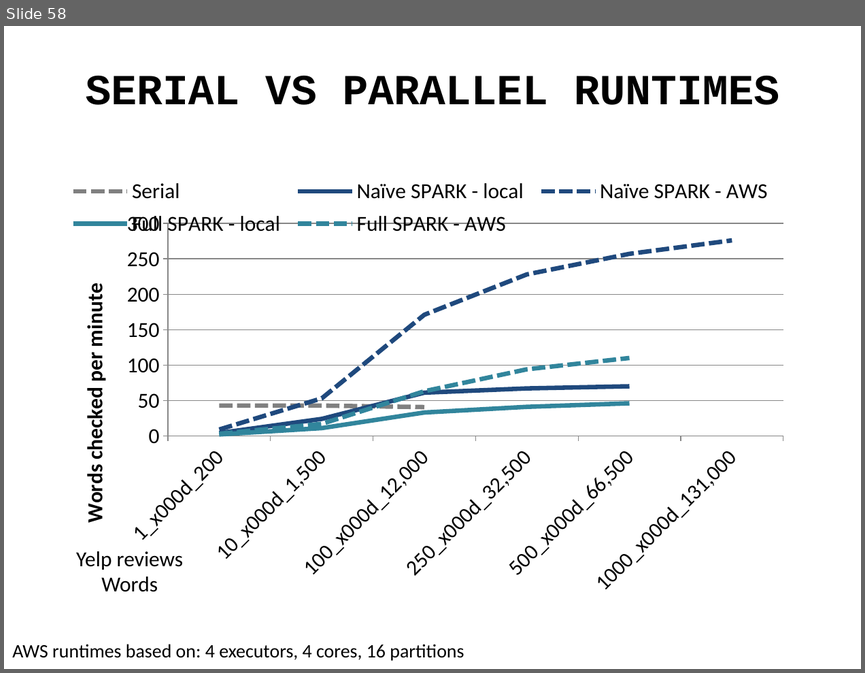
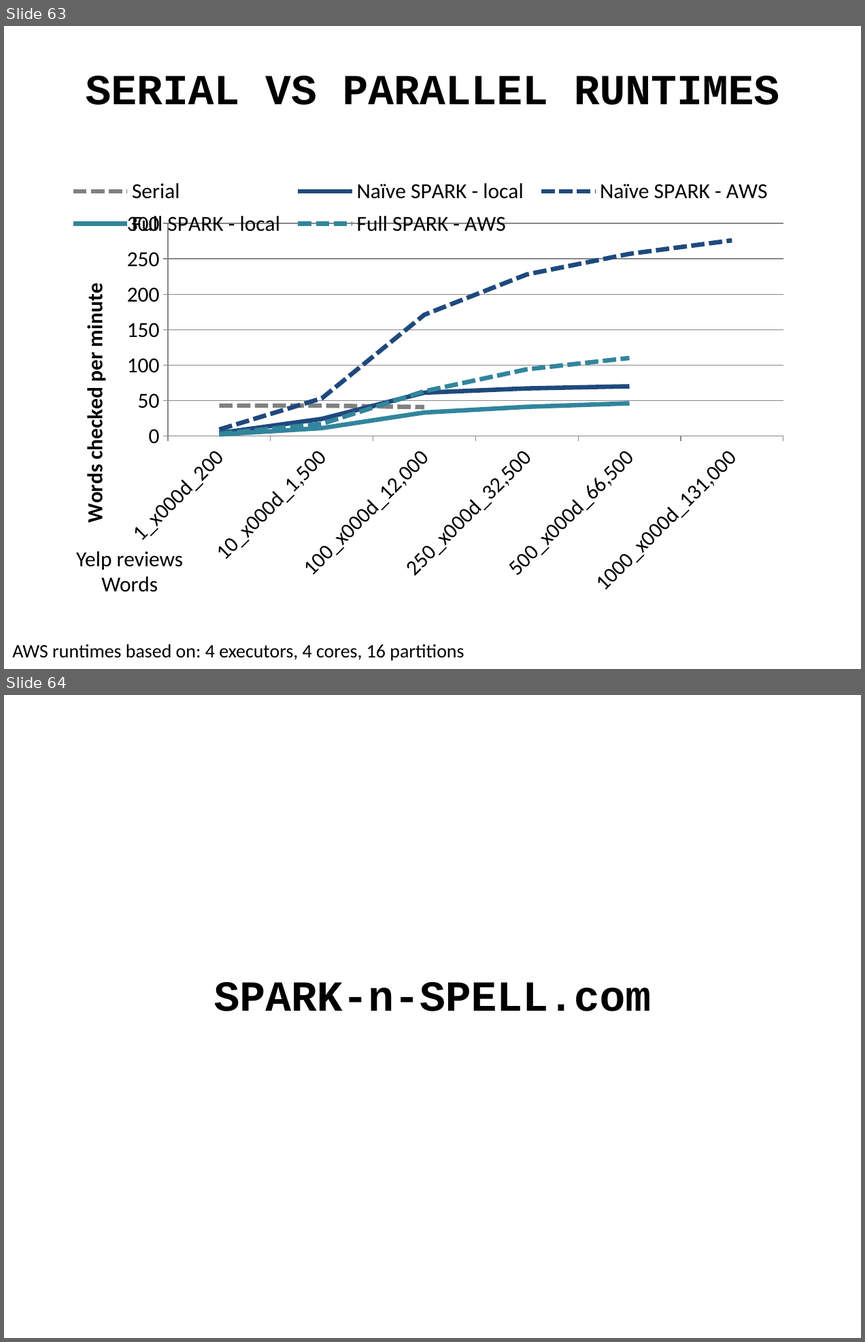
Before and after one commit to andy-wagner/spark-n-spell, a slide deck: gioia/screencast/screencast.pptx. Shown one above the other, each under a label of ours: slide 58 before the commit, slides 63 and 64 after it. The pictures are 865x673 and 865x1342 pixels, drawn with LibreOffice and Linux fonts; fonts in the diff are those of the drawing. Boxes give left, top, right and bottom in pixels: in the first picture for what was removed or moved away, otherwise in the second. Text is boxed around its words. In the diff, an @@ line names an element or a change of style, - is before the commit and + after.

```diff
--- a/gioia/screencast/screencast.pptx
+++ b/gioia/screencast/screencast.pptx
@@ slide 64 added at [4, 695, 861, 1338], background #FFFFFF @@
@@ title added at [214, 982, 651, 1011], 36 pt, text #000000, bold @@
+SPARK-n-SPELL.com
@@ what was slide 58 is now slide 63 @@
```
Also in this commit, not shown: 7 other slides added, 2 slides removed.
